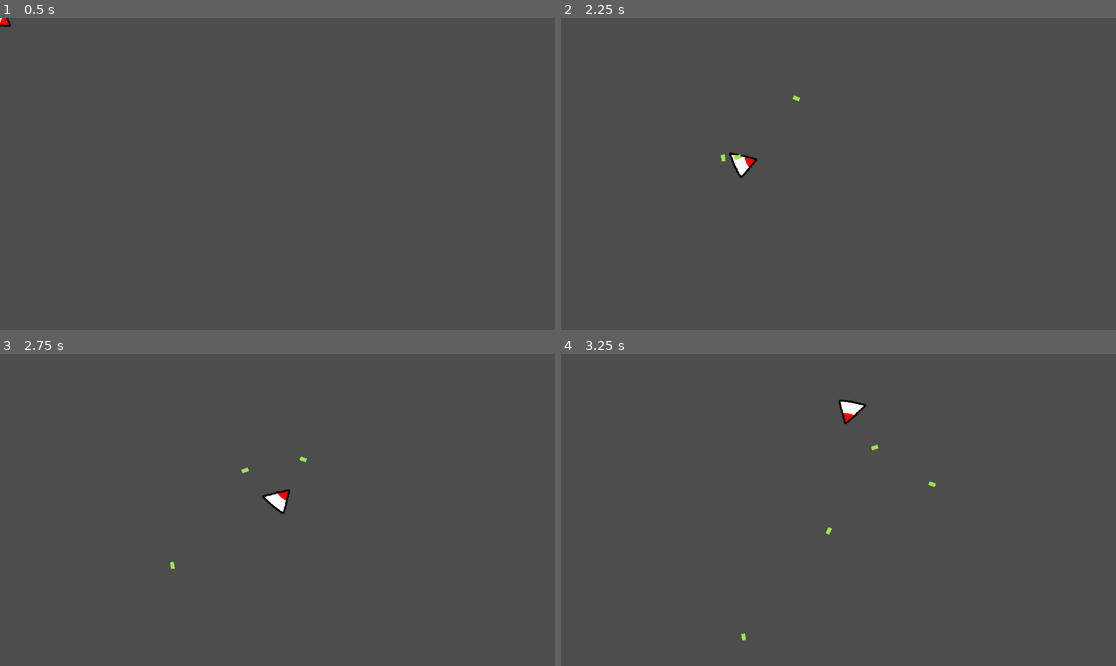
Above: before the commit, frames 1-4 (two rows, left to right).
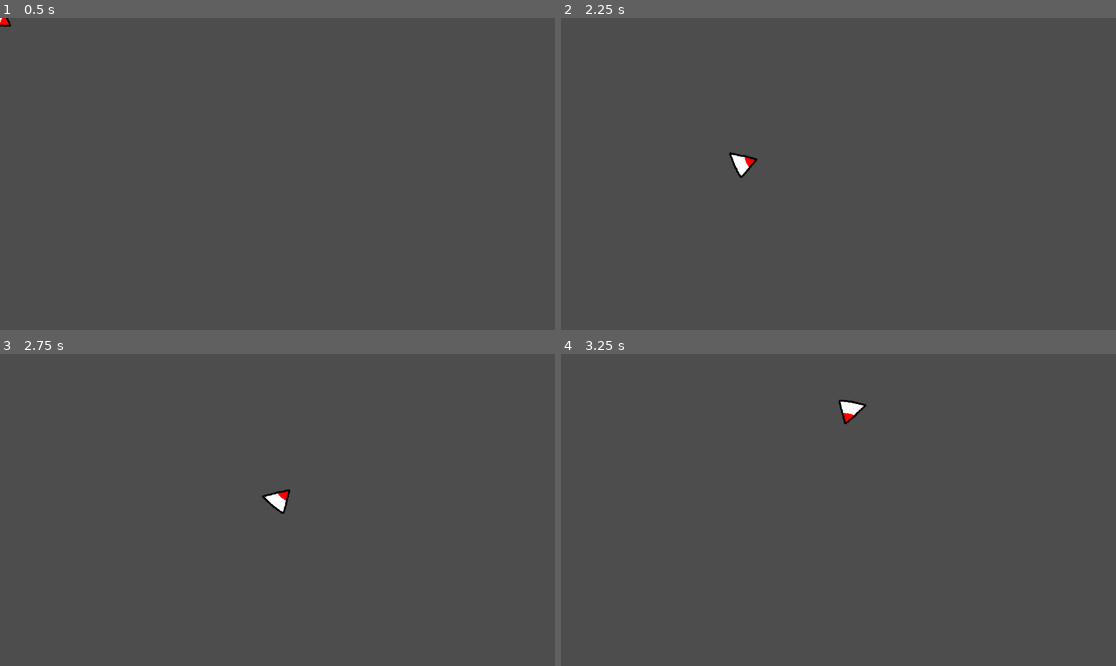
Above: after the commit, the same moments.

Repository: RyanDavidsonDev/GMTK2024-repo
Game: Godot game, scene res://scenes/main_ryan.tscn
Same seed, same stepped clock (60 frames per second), same inputs: the game is played once before the commit and once after it. This scene is started directly instead of the project's main scene.
Inputs (mouse positions are in pixels of both pictures, inside the frame that each line leads up to):
- Up to frame 1 (0.5 s): no input
- Up to frame 2 (2.25 s): tap Enter at 0.5 s; move the mouse to (960, 158) at 0.52 s; hold D (move_right) 0.53-1.28 s; tap Space (shoot) at 0.6, 1.35, 2.1 s; move the mouse to (727, 189) at 1.27 s; hold S (move_down) 1.28-2.03 s; move the mouse to (894, 105) at 2.02 s; hold D (move_right) from 2.03 s (still down)
- Up to frame 3 (2.75 s): keep holding D (move_right)
- Up to frame 4 (3.25 s): move the mouse to (810, 572) at 2.77 s; release D (move_right) at 2.78 s; hold W (move_up) from 2.78 s (still down); tap Space (shoot) at 2.85 s

Frame 1 is identical in both runs. In frame 2, less than 0.1% of the frame differs, in the area x 28-44%, y 24-47%; in frame 3, less than 0.1%; in frame 4, less than 0.1%, in the area x 32-68%, y 28-92%.
Error after the commit: Cannot call method 'instantiate' on a null value. (res://scripts/pellet_manager.gd:9)

Commit message:
renamed pellets to bullets

Diff:
--- a/gmtk2024-project/scenes/RyanScene.tscn
+++ b/gmtk2024-project/scenes/RyanScene.tscn
@@ -1,15 +1,18 @@
-[gd_scene load_steps=4 format=3 uid="uid://drboqtyo3pf7h"]
+[gd_scene load_steps=5 format=3 uid="uid://drboqtyo3pf7h"]
 
 [ext_resource type="PackedScene" uid="uid://xgr1i7wcarxt" path="res://scenes/player.tscn" id="1_5g00q"]
-[ext_resource type="PackedScene" uid="uid://ckug1pit8iglx" path="res://scenes/Pellet_manager.tscn" id="2_rulhb"]
+[ext_resource type="PackedScene" uid="uid://ckug1pit8iglx" path="res://scenes/bullet_manager.tscn" id="2_rulhb"]
 [ext_resource type="PackedScene" uid="uid://jk6em5rt3j8o" path="res://scenes/enemy.tscn" id="3_0gx5o"]
+[ext_resource type="PackedScene" uid="uid://h3sptbpih1mg" path="res://scenes/bullet.tscn" id="3_du187"]
 
 [node name="RyanScene" type="Node2D"]
 
 [node name="Player" parent="." instance=ExtResource("1_5g00q")]
 position = Vector2(368, 180)
 
-[node name="BulletManager" parent="." instance=ExtResource("2_rulhb")]
+[node name="BulletManager" parent="." node_paths=PackedStringArray("player") instance=ExtResource("2_rulhb")]
+bullet_scene = ExtResource("3_du187")
+player = NodePath("../Player")
 
 [node name="Enemy" parent="." instance=ExtResource("3_0gx5o")]
 position = Vector2(730, 271)
--- a/gmtk2024-project/scenes/Pellet_manager.tscn
+++ b/gmtk2024-project/scenes/bullet_manager.tscn
@@ -1,7 +1,7 @@
 [gd_scene load_steps=3 format=3 uid="uid://ckug1pit8iglx"]
 
 [ext_resource type="Script" path="res://scripts/pellet_manager.gd" id="1_ji6ps"]
-[ext_resource type="PackedScene" uid="uid://h3sptbpih1mg" path="res://scenes/Pellet.tscn" id="2_ljt32"]
+[ext_resource type="PackedScene" uid="uid://h3sptbpih1mg" path="res://scenes/bullet.tscn" id="2_ljt32"]
 
 [node name="BulletManager" type="Node2D"]
 script = ExtResource("1_ji6ps")
--- a/gmtk2024-project/scenes/main_ryan.tscn
+++ b/gmtk2024-project/scenes/main_ryan.tscn
@@ -1,7 +1,7 @@
 [gd_scene load_steps=3 format=3 uid="uid://d2n7udg8xgmad"]
 
 [ext_resource type="PackedScene" uid="uid://xgr1i7wcarxt" path="res://scenes/player.tscn" id="1_uqcgs"]
-[ext_resource type="PackedScene" uid="uid://ckug1pit8iglx" path="res://scenes/Pellet_manager.tscn" id="2_63cev"]
+[ext_resource type="PackedScene" uid="uid://ckug1pit8iglx" path="res://scenes/bullet_manager.tscn" id="2_63cev"]
 
 [node name="MainRyan" type="Node"]
 
--- a/gmtk2024-project/scripts/Player.gd
+++ b/gmtk2024-project/scripts/Player.gd
@@ -30,9 +30,9 @@
 
 	if Input.is_action_just_pressed("shoot"):
 
-		#var pellet = Pellet.new(look_dir, global_transform)
-		#add_child(pellet)
-		#pellet.global_position = global_position
+		#var Bullet = Bullet.new(look_dir, global_transform)
+		#add_child(Bullet)
+		#Bullet.global_position = global_position
 		print("firing " + str(look_dir))
 
 		print("ship direction" + str(look_dir))
--- a/gmtk2024-project/scripts/pellet.gd
+++ b/gmtk2024-project/scripts/pellet.gd
@@ -1,6 +1,6 @@
 extends Area2D
 
-class_name Pellet
+class_name Bullet
 
 @export var speed: float  =300
 @export var direction: Vector2
--- a/gmtk2024-project/scripts/pellet_manager.gd
+++ b/gmtk2024-project/scripts/pellet_manager.gd
@@ -1,15 +1,15 @@
 extends Node2D
 
-@export var pellet_scene : PackedScene
+@export var bullet_scene : PackedScene
 
 @export var player: Player
 
 func _on_player_shoot(pos: Vector2, dir:Vector2):
 	print("spanwed")
-	var pellet:Pellet = pellet_scene.instantiate()
-	add_child(pellet)
+	var bullet:Bullet = bullet_scene.instantiate()
+	add_child(bullet)
 
-	pellet.setVars(pos, dir)
+	bullet.setVars(pos, dir)
 
 	add_to_group("bullets")
 
Not shown: 2 places in gmtk2024-project/scenes/bullet.tscn that only renumber resources
